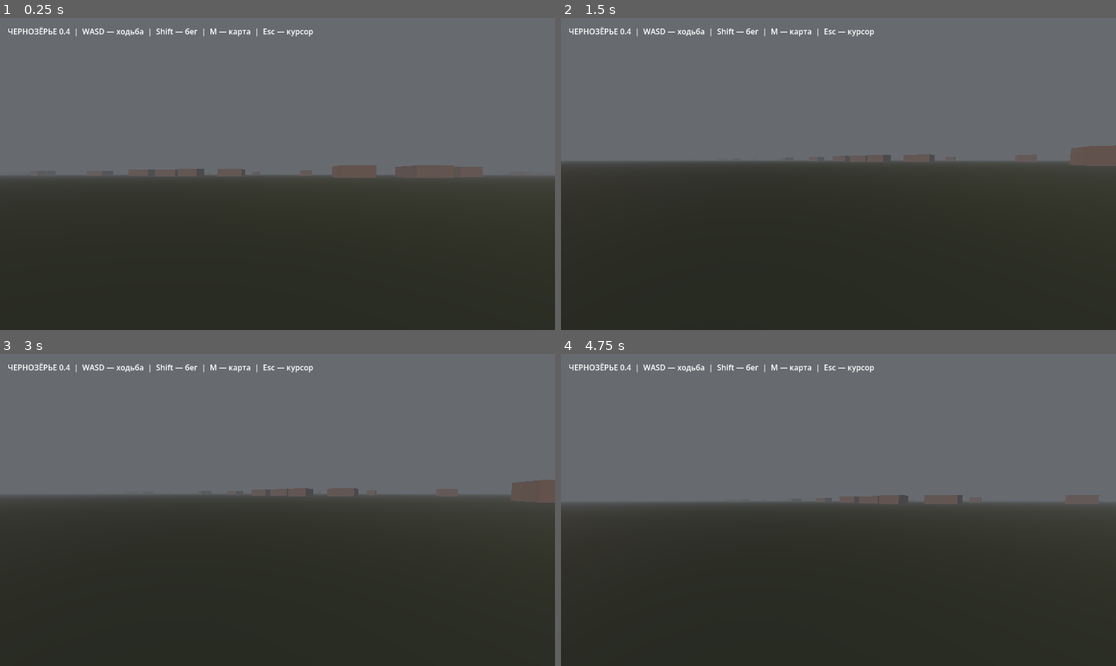
Above: before the commit, frames 1-4 (two rows, left to right).
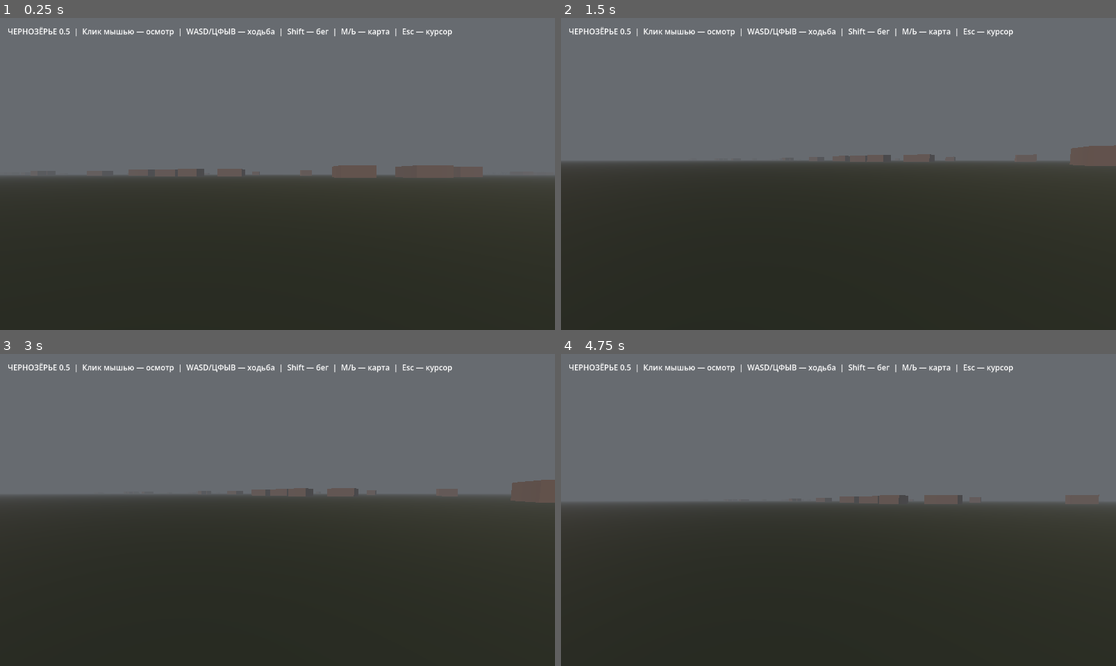
Above: after the commit, the same moments.

Repository: blacklambcult/chernozerye
Game: Godot game, scene res://main.tscn
Two runs of this game, one before a commit and one after it. Both use one fixed random seed, a clock stepped at 60 frames per second and the inputs below.
Inputs (mouse positions are in pixels of both pictures, inside the frame that each line leads up to):
- Up to frame 1 (0.25 s): no input
- Up to frame 2 (1.5 s): tap Enter at 0.5 s; move the mouse to (960, 158) at 0.52 s; hold D 0.53-1.28 s; tap M at 0.6, 1.35 s; click (960, 158) at 0.67 s; tap Space at 0.77, 1.25 s; move the mouse to (810, 174) at 1.27 s; hold W from 1.28 s (still down)
- Up to frame 3 (3 s): keep holding W; tap Space at 1.52, 2.75 s; tap Enter at 2 s; move the mouse to (288, 503) at 2.02 s; hold Shift 2.03-2.78 s; tap M at 2.3, 2.85 s; move the mouse to (271, 516) at 2.77 s; click (271, 516) at 2.92 s
- Up to frame 4 (4.75 s): keep holding W; tap Space at 3.02, 3.77, 4.25, 4.52 s; tap Enter at 3.5 s; move the mouse to (877, 513) at 3.52 s; tap M at 3.6, 4.55 s; move the mouse to (794, 506) at 4.27 s; tap Shift at 4.35 s

The runs differ from the first frame. In frame 1, 0.7% of the frame differs, in the area x 11-82%, y 3-7%; in frame 2, 0.7%; in frame 3, 0.7%; in frame 4, 0.7%.

Commit message:
fix: browser controls use physical keys and click-to-capture pointer

Diff:
--- a/godot/world.gd
+++ b/godot/world.gd
@@ -137,7 +137,7 @@
 func _create_label() -> void:
     var layer := CanvasLayer.new()
     var label := Label.new()
-    label.text = "ЧЕРНОЗЁРЬЕ 0.4  |  WASD — ходьба  |  Shift — бег  |  M — карта  |  Esc — курсор"
+    label.text = "ЧЕРНОЗЁРЬЕ 0.5  |  Клик мышью — осмотр  |  WASD/ЦФЫВ — ходьба  |  Shift — бег  |  M/Ь — карта  |  Esc — курсор"
     label.position = Vector2(16, 16)
     layer.add_child(label)
     add_child(layer)
@@ -305,7 +305,7 @@
     panel.set_anchors_and_offsets_preset(Control.PRESET_FULL_RECT)
     overview_layer.add_child(panel)
 
-func _unhandled_input(event: InputEvent) -> void:
-    if event is InputEventKey and event.pressed and not event.echo and event.keycode == KEY_M:
+func _input(event: InputEvent) -> void:
+    if event is InputEventKey and event.pressed and not event.echo and event.physical_keycode == KEY_M:
         overview_layer.visible = not overview_layer.visible
         get_viewport().set_input_as_handled()
